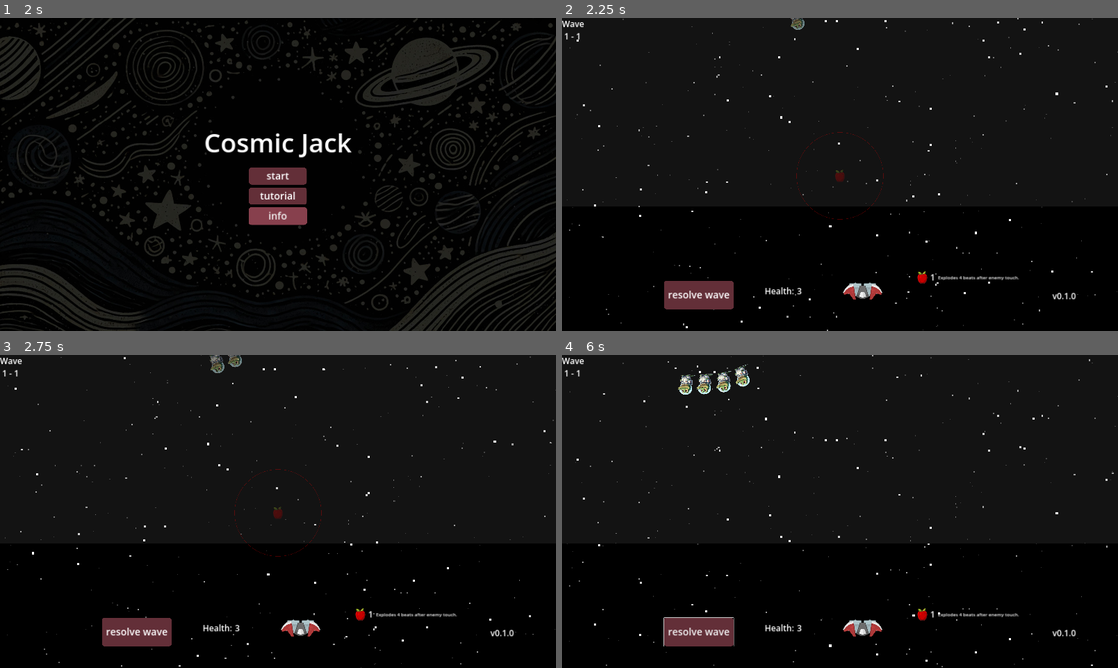
Above: before the commit, frames 1-4 (two rows, left to right).
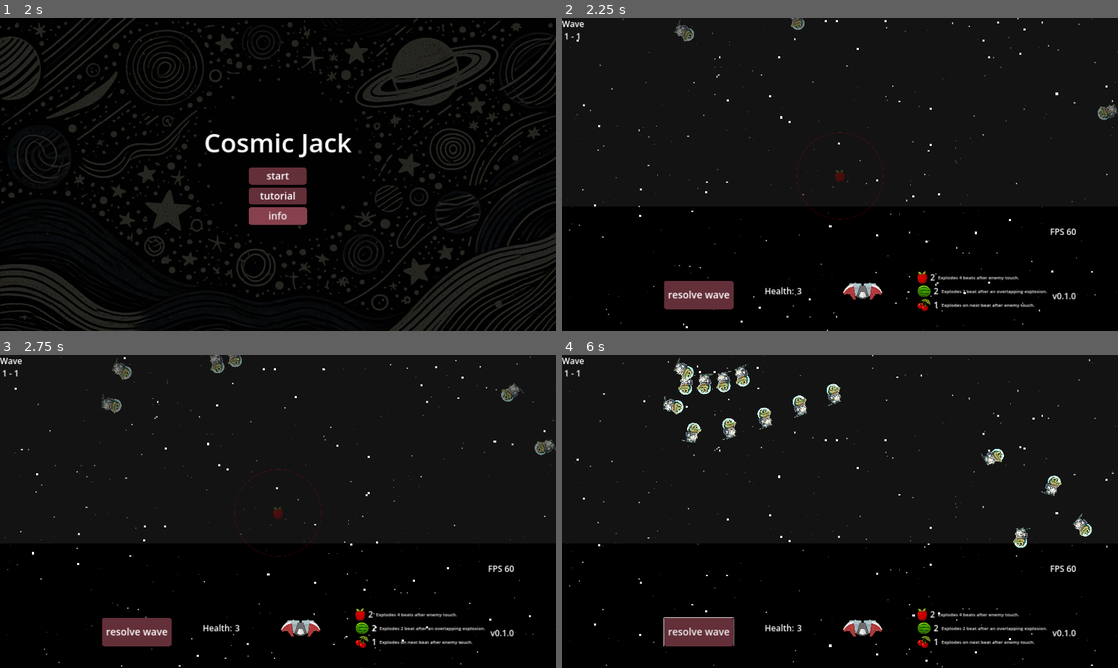
Above: after the commit, the same moments.

Repository: moby-it/cosmic-jack
Game: Godot game, scene res://main.tscn
Same seed, same stepped clock (60 frames per second), same inputs: the game is played once before the commit and once after it.
Inputs (mouse positions are in pixels of both pictures, inside the frame that each line leads up to):
- Up to frame 1 (2 s): tap Enter at 0.5 s; move the mouse to (400, 158) at 0.52 s; hold Up (ui_up) 0.53-1.25 s; tap O at 0.6 s; click (400, 158) at 0.67 s; click (278, 221) at 1.25 s
- Up to frame 2 (2.25 s): click "start" at 2 s
- Up to frame 3 (2.75 s): no input
- Up to frame 4 (6 s): click "resolve wave" at 2.75 s; drag from (728, 527) to (778, 364) at 3.52 s; move the mouse to (895, 442) at 4.27 s; hold Up (ui_up) 4.28-5 s; tap Shift at 4.35 s; drag from (812, 574) to (745, 376) at 5.02 s; move the mouse to (1006, 558) at 5.77 s; hold Down (ui_down) from 5.78 s (still down); hold Ctrl from 5.78 s (still down)

Frame 1 is identical in both runs. In frame 2, 0.8% of the frame differs, in the area x 20-100%, y 0-94%; in frame 3, 1.0%; in frame 4, 1.9%, in the area x 18-96%, y 0-94%.

Commit message:
wip on puzzle create

Diff:
--- a/enemies/croc/croc.gd
+++ b/enemies/croc/croc.gd
@@ -2,6 +2,8 @@
 
 var queue_animation = false
 var collision = true
+var convoy_id
+
 
 @onready var animation_player: AnimationPlayer = $Animation
 @onready var sprite = $Sprite2D
--- a/fruits/explosive.gd
+++ b/fruits/explosive.gd
@@ -35,13 +35,13 @@
 
 func explode(fruit: Node2D):
 	print("fruit exploded")
-	var enemies_killed = {}
+	var enemies_killed: Array[Node2D] = []
 	var area: Area2D = fruit.get_node("ExplosiveRadius")
 	for a in area.get_overlapping_areas():
 		var enemy = a.get_parent()
 		if enemy.is_in_group("enemies"):
 			# we have to remove the pathFollow that is the parent of enemy
-			enemies_killed[enemy.get_instance_id()] = null
+			enemies_killed.push_back(enemy)
 			var pf = enemy.get_parent()
 			pf.queue_free()
 	ExplosionBus.exploded.emit(fruit, enemies_killed)
--- a/fruits/watermelon/watermelon.gd
+++ b/fruits/watermelon/watermelon.gd
@@ -16,7 +16,6 @@
 
 # watermelon triggers on adjacent explosion
 func _on_explosion(fruit: Node, _enemies_killed) -> void:
-	print("enemy entered cherry")
 	var fruit_area: Area2D = fruit.get_node("ExplosiveRadius")
 	var exp_radius: Area2D = self.get_node("ExplosiveRadius")
 	if exp_radius.overlaps_area(fruit_area) && not exploding:
--- a/level_won.gd
+++ /dev/null
@@ -1,12 +0,0 @@
-extends Node2D
-
-@export var score = 0
-var hp = 0
-@onready var label = $ColorRect/Label
-
-func _ready() -> void:
-	for f in Fruits.fruits:
-		var s = Fruits.ammo[f] * Fruits.fruit_score[f]
-		label.text += "%s: %s * %s = %s \n" % [f, Fruits.ammo[f], Fruits.fruit_score[f], str(s) ]
-	label.text += "Health: %s * %s = %s \n" % [hp, Utils.hp_score_mod, str(hp * Utils.hp_score_mod)]
-	label.text += "Score: %s" % score
--- a/level_won.tscn
+++ b/level_won.tscn
@@ -1,9 +1,6 @@
-[gd_scene load_steps=2 format=3 uid="uid://dii4dsfs0brp4"]
-
-[ext_resource type="Script" path="res://level_won.gd" id="1_sl5q6"]
+[gd_scene format=3 uid="uid://dii4dsfs0brp4"]
 
 [node name="LevelWon" type="Node2D"]
-script = ExtResource("1_sl5q6")
 
 [node name="ColorRect" type="ColorRect" parent="."]
 offset_right = 3840.0
@@ -24,7 +21,7 @@
 grow_horizontal = 2
 grow_vertical = 2
 bbcode_enabled = true
-text = "[font_size=62]YOU WON [/font_size]
-Score breakdown
+text = "[font_size=62]Level completed [/font_size]
+GG
 "
 fit_content = true
--- a/levels/1/1-3.wave.tres
+++ b/levels/1/1-3.wave.tres
@@ -15,7 +15,7 @@
 [sub_resource type="Resource" id="Resource_sbo23"]
 script = ExtResource("1_cuspu")
 duration = 24
-count = 12
+count = 8
 river = ExtResource("3_xxjqi")
 enemy = ExtResource("2_khpvr")
 
--- a/levels/1/1.tscn
+++ b/levels/1/1.tscn
@@ -1,14 +1,10 @@
-[gd_scene load_steps=8 format=3 uid="uid://ccr1lk04khsux"]
+[gd_scene load_steps=4 format=3 uid="uid://ccr1lk04khsux"]
 
 [ext_resource type="PackedScene" uid="uid://bf5fa6pqes1hj" path="res://levels/level.tscn" id="1_4wsep"]
 [ext_resource type="Script" path="res://waves/wave.gd" id="2_c33gm"]
-[ext_resource type="Resource" uid="uid://bt6oexdghyrwo" path="res://levels/1/1-1.wave.tres" id="3_cqc8b"]
-[ext_resource type="Resource" uid="uid://be7kwxqprngjr" path="res://levels/1/1-2.wave.tres" id="4_eq06m"]
-[ext_resource type="Resource" uid="uid://3aywhtajvgit" path="res://levels/1/1-3.wave.tres" id="5_p22at"]
-[ext_resource type="Resource" uid="uid://b0paimt48qm1d" path="res://levels/1/1-4.wave.tres" id="6_4kfmj"]
 [ext_resource type="Resource" uid="uid://gm6rx4ol8qlt" path="res://levels/1/1-5.wave.tres" id="7_gcbtd"]
 
 [node name="1" type="Node2D"]
 
 [node name="Level" parent="." instance=ExtResource("1_4wsep")]
-waves = Array[ExtResource("2_c33gm")]([ExtResource("3_cqc8b"), ExtResource("4_eq06m"), ExtResource("5_p22at"), ExtResource("6_4kfmj"), ExtResource("7_gcbtd")])
+waves = Array[ExtResource("2_c33gm")]([ExtResource("7_gcbtd")])
--- a/levels/level.gd
+++ b/levels/level.gd
@@ -56,7 +56,6 @@
 			return
 		else:
 			print("wave passed")
-			health = add_health_per_ammo(health, Fruits.ammo)
 			WaveHistory.add_wave(curr_wave_idx + 1, health)
 			curr_wave_idx += 1
 			print("wave completed")
@@ -167,6 +166,7 @@
 		for c in $FruitList.get_children():
 			c.queue_free()
 		Fruits.create_fruit_list_hud($FruitList, wave)
+		Fruits.fruit_selected.connect(on_fruit_list_selected)
 
 	print("create wave %s, preview %s" % [curr_wave_idx, preview])
 	print("create wave %s, preview %s" % [curr_wave_idx, preview])
@@ -182,6 +182,7 @@
 	wave_audio.play()
 
 	for c in wave.convoys:
+		ExplosionBus.enemies_exploded[c.get_instance_id()] = 0
 		var river_node = c.river.instantiate()
 		var river = river_node.get_node("Path2D")
 		var beat_fn = func(_i: int): add_enemy(c, river, preview)
@@ -190,7 +191,8 @@
 		waves_container.add_child(river_node)
 
 func add_enemy(convoy: Convoy, path: Path2D, preview: bool):
-	if path.get_child_count() + ExplosionBus.enemies_exploded.size() == convoy.count:
+	print("checking to add enemy %s" % Time.get_ticks_usec())
+	if path.get_child_count() + ExplosionBus.enemies_exploded[convoy.get_instance_id()] == convoy.count:
 		convoy.rendered = true
 		return
 	if convoy.rendered and not preview:
@@ -201,6 +203,7 @@
 	pf.duration = convoy.duration
 	var enemy: Node2D = convoy.enemy.instantiate()
 	enemy.queue_animation = true
+	enemy.convoy_id =  convoy.get_instance_id()
 	if round_status == ROUND_STATUS.PREVIEW:
 		enemy.collision = false
 	else:
@@ -220,8 +223,6 @@
 	print("level completed!")
 	BpmManager.reset()
 	var level_won = load("res://level_won.tscn").instantiate()
-	level_won.hp = health
-	level_won.score = Score.calc_score(health, Fruits.ammo)
 	SceneManager.change_scene.emit(level_won)
 
 func on_health_depleted():
@@ -243,13 +244,14 @@
 
 func resume_movement():
 	var paths = get_tree().get_nodes_in_group("paths")
+	var wave = curr_wave()
 	for p in paths:
 		for pf in p.get_children():
 			if pf is PathFollow2D:
 				pf.paused = false
+	BpmManager.bpm = wave.bpm
 	wave_audio.play(audio_position)
 	audio_position = 0.0
-	BpmManager.bpm = curr_wave().bpm
 
 func clear_wave():
 	for c in waves_container.get_children():
@@ -270,10 +272,3 @@
 
 func update_wave_label():
 	wave_no.text = "Wave \n %s - %s" % [self.get_parent().name, curr_wave_idx + 1]
-
-func add_health_per_ammo(health: int, ammo: Dictionary) -> int:
-	var h = health
-	for f in ammo:
-		if ammo[f] > 0:
-			h += ammo[f]
-	return h
--- a/levels/level.tscn
+++ b/levels/level.tscn
@@ -64,7 +64,6 @@
 script = ExtResource("6_n7bey")
 
 [node name="FPS Counter" type="Label" parent="."]
-visible = false
 anchors_preset = 3
 anchor_left = 1.0
 anchor_top = 1.0
--- a/menu/in_game_menu.tscn
+++ b/menu/in_game_menu.tscn
@@ -12,14 +12,14 @@
 offset_right = 3840.0
 offset_bottom = 2160.0
 mouse_filter = 1
-color = Color(0, 0, 0, 1)
+color = Color(0, 0, 0, 0.784314)
 
 [node name="Exit" type="Button" parent="ColorRect"]
 layout_mode = 0
-offset_left = 3158.0
-offset_top = 1509.0
-offset_right = 3550.0
-offset_bottom = 1649.0
+offset_left = 3275.0
+offset_top = 1765.0
+offset_right = 3667.0
+offset_bottom = 1905.0
 text = "Exit game"
 
 [node name="CloseMenu" type="Button" parent="ColorRect"]
@@ -27,8 +27,10 @@
 anchors_preset = 1
 anchor_left = 1.0
 anchor_right = 1.0
-offset_left = -44.0
-offset_bottom = 44.0
+offset_left = -115.0
+offset_top = 59.0
+offset_right = -71.0
+offset_bottom = 103.0
 grow_horizontal = 0
 icon = ExtResource("2_ywnst")
 
--- a/project.godot
+++ b/project.godot
@@ -33,7 +33,6 @@
 
 window/size/viewport_width=3840
 window/size/viewport_height=2160
-window/size/mode=3
 window/stretch/mode="canvas_items"
 
 [editor_plugins]
--- a/singletons/bpm_manager.gd
+++ b/singletons/bpm_manager.gd
@@ -21,8 +21,8 @@
 		next_beat_time += seconds_per_beat
 		time_to_next_beat = seconds_per_beat
 		beat += 1
-		print("on beat %s" % beat)
-		print("time %s" % time)
+		#print("on beat %s" % beat)
+		#print("time %s" % time)
 
 func reset():
 	bpm = 0
--- a/singletons/explosion_bus.gd
+++ b/singletons/explosion_bus.gd
@@ -1,5 +1,6 @@
 extends Node
 
+# Dictionary[convoy_id][enemy_killed_no]
 var enemies_exploded = {}
 
 signal exploded
@@ -7,6 +8,6 @@
 func _ready() -> void:
 	exploded.connect(add_enemy_exploded)
 
-func add_enemy_exploded(i, enemies_killed):
-	for k in enemies_killed:
-		enemies_exploded[k] = null
+func add_enemy_exploded(_fruit, enemies_killed: Array[Node2D]):
+	for enemy in enemies_killed:
+		enemies_exploded[enemy.convoy_id] += 1
--- a/singletons/score.gd
+++ b/singletons/score.gd
@@ -1,16 +1,4 @@
 extends Node
 
-var hp_score_mod = 100
-
-var fruit_score = {
-	"apple": 40,
-	"watermelon": 10,
-	"cherries": 10
-}
-
-
-func calc_score(hp: int, ammo: Dictionary) -> int:
-	var fs = 0
-	for k in ammo:
-		fs += ammo[k] * fruit_score[k]
-	return (hp * hp_score_mod) + fs
+func calc_score() -> int:
+	return 100
Not shown, changed: devlogs.md
